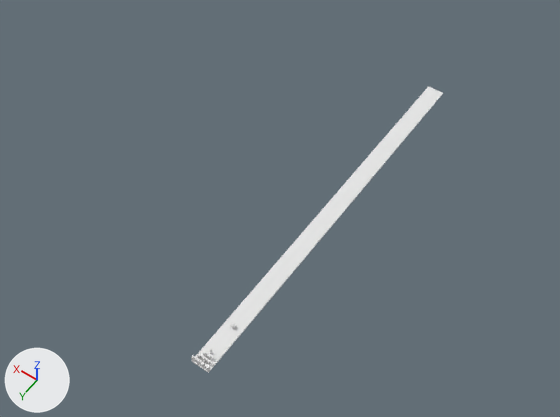
The Blender file 1-modelling/bowling lane.blend: old version first, new version second.
Rendered twice from a 50 mm camera at (-43.0, 41.2, 112.7) aimed at (8.0, -30.2, 0.3). Arrows for +X, +Y and +Z are at lower left; the lights stay in place.

Before the edit, the objects in view are built like this:
```python
me_cube = bpy.data.meshes.new('Cube')
me_cube.from_pydata(...)  # 28 vertices, 26 faces; spans x -1.0..1.0, y -8.2..0.31, z -2.0..0.5
me_cube.materials.append(mat_material)  # white #e7e7e7
ob_cube = bpy.data.objects.new('Cube', me_cube)
ob_cube.location = (0.0, 0.0, 0.0)
ob_cube.scale = (1.73, 9.14, 0.1)
```
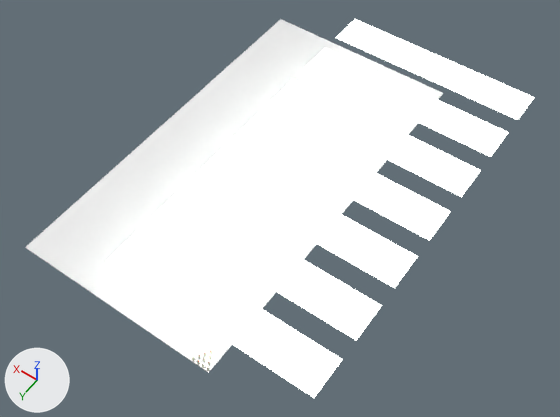
Boxes [x1, y1, x2, y2] around the edits, measured in the pictures (560 x 417 px):
'Plane', added: after [106, 19, 535, 398]
'Cube', modifiers changed (66% wider, 23% taller): before [192, 86, 443, 373]; after [25, 19, 443, 373]

The change, as a list of edits to the scene's bpy script:
```text
Add mat_bowling_hall_lights:
    mat_bowling_hall_lights = emission_material('Bowling Hall lights')
    mat_bowling_hall_lights.base_color = (0.8, 0.834, 0.8)  # white #e7ebe7
    mat_bowling_hall_lights.strength = 4.0
Add me_plane:
    me_plane.from_pydata([(-1.0, -1.0, 0.0), (1.0, -1.0, 0.0), (-1.0, 1.0, 0.0), (1.0, 1.0, 0.0)], [], [(0, 1, 3, 2)])
    me_plane.materials.append(mat_bowling_hall_lights)  # white #e7ebe7
Change ob_cube:
    add _m = ob_cube.modifiers.new('Array', 'ARRAY')
    add _m.count = 12
    add _m.constant_offset_displace = (0.0, 0.0, 0.0)
Add ob_plane:
    ob_plane = bpy.data.objects.new('Plane', me_plane)
    ob_plane.location = (0.0, -3.0, 10.0)
    ob_plane.scale = (20.0, 3.72, 1.0)
    _m = ob_plane.modifiers.new('Array', 'ARRAY')
    _m.count = 7
    _m.constant_offset_displace = (0.0, 0.0, 0.0)
    _m.relative_offset_displace = (0.0, -1.5, 0.0)
```
